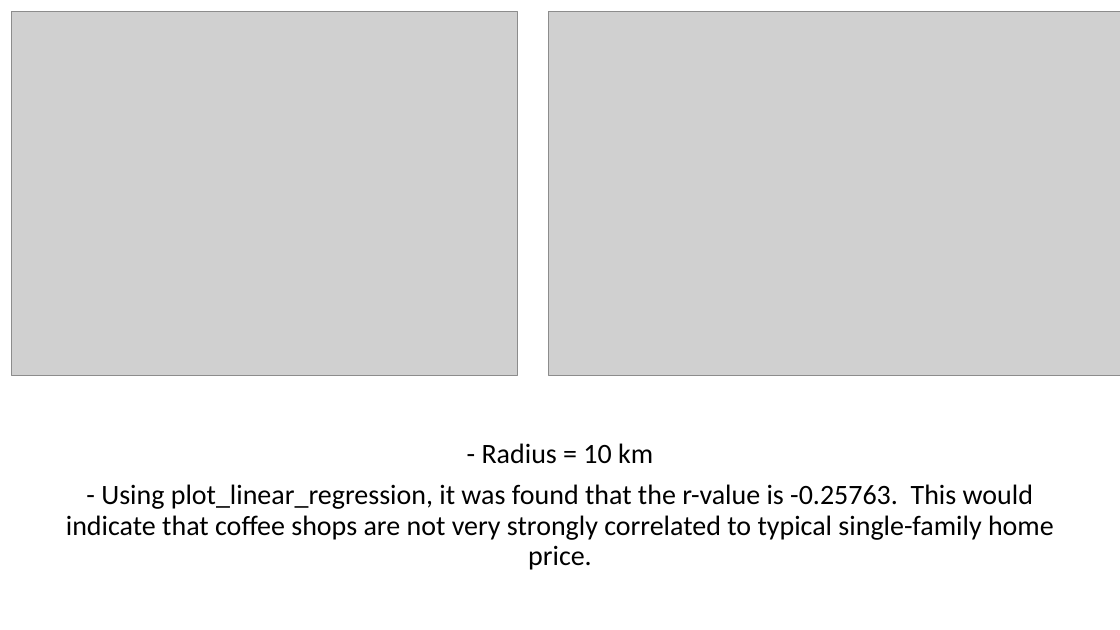
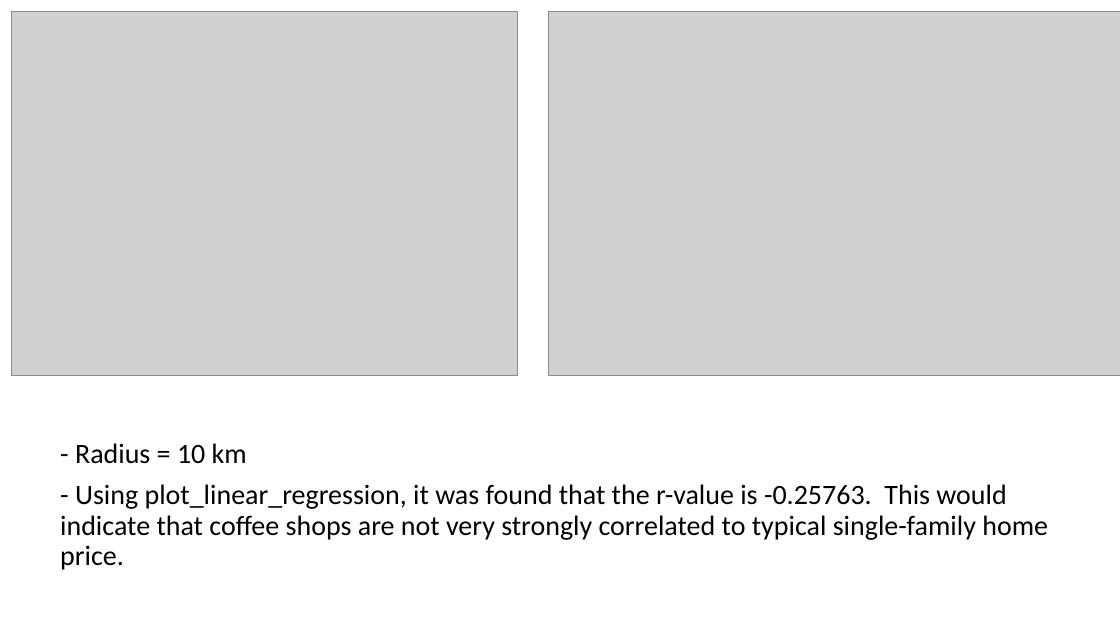
Before and after one commit to StanJohn04/Colorado_Real_Estate, a slide deck: slide 17 of Slide_Deck.pptx (slide 18 before the commit). Drawn at 1120x630 pixels with LibreOffice and Linux fonts; fonts in the diff are those of the drawing; grey boxes stand for pictures. Boxes give left, top, right and bottom in pixels: in the first picture for what was removed or moved away, otherwise in the second. Text is boxed around its words. In the diff, an @@ line names an element or a change of style, - is before the commit and + after.

```diff
--- a/Slide_Deck.pptx
+++ b/Slide_Deck.pptx
@@ subtitle "- Radius = 10 km" at bbox=[60, 443, 1048, 570]: alignment centre to left @@
```
Also in this commit, not shown: 3 other slides changed, 1 slide removed.
